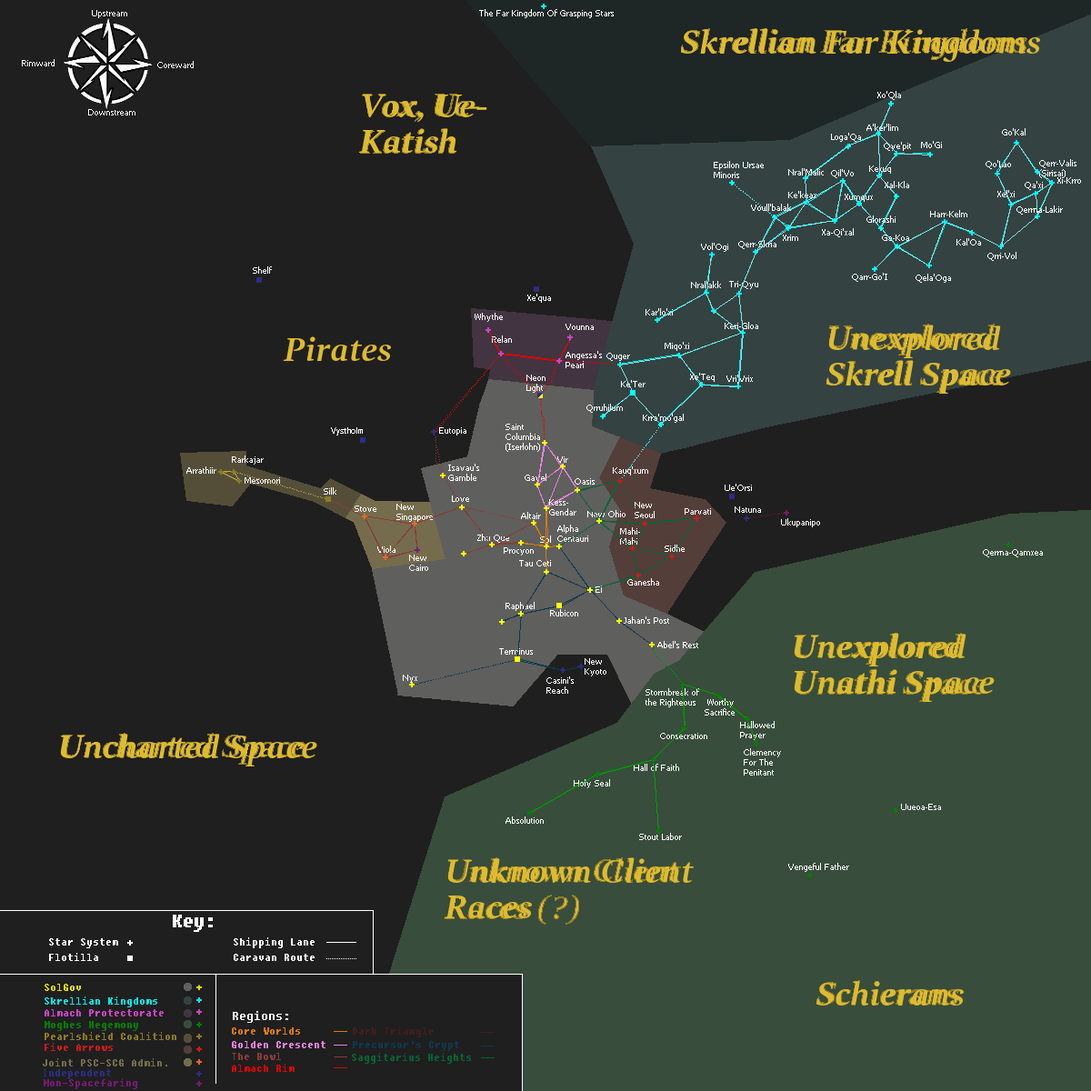
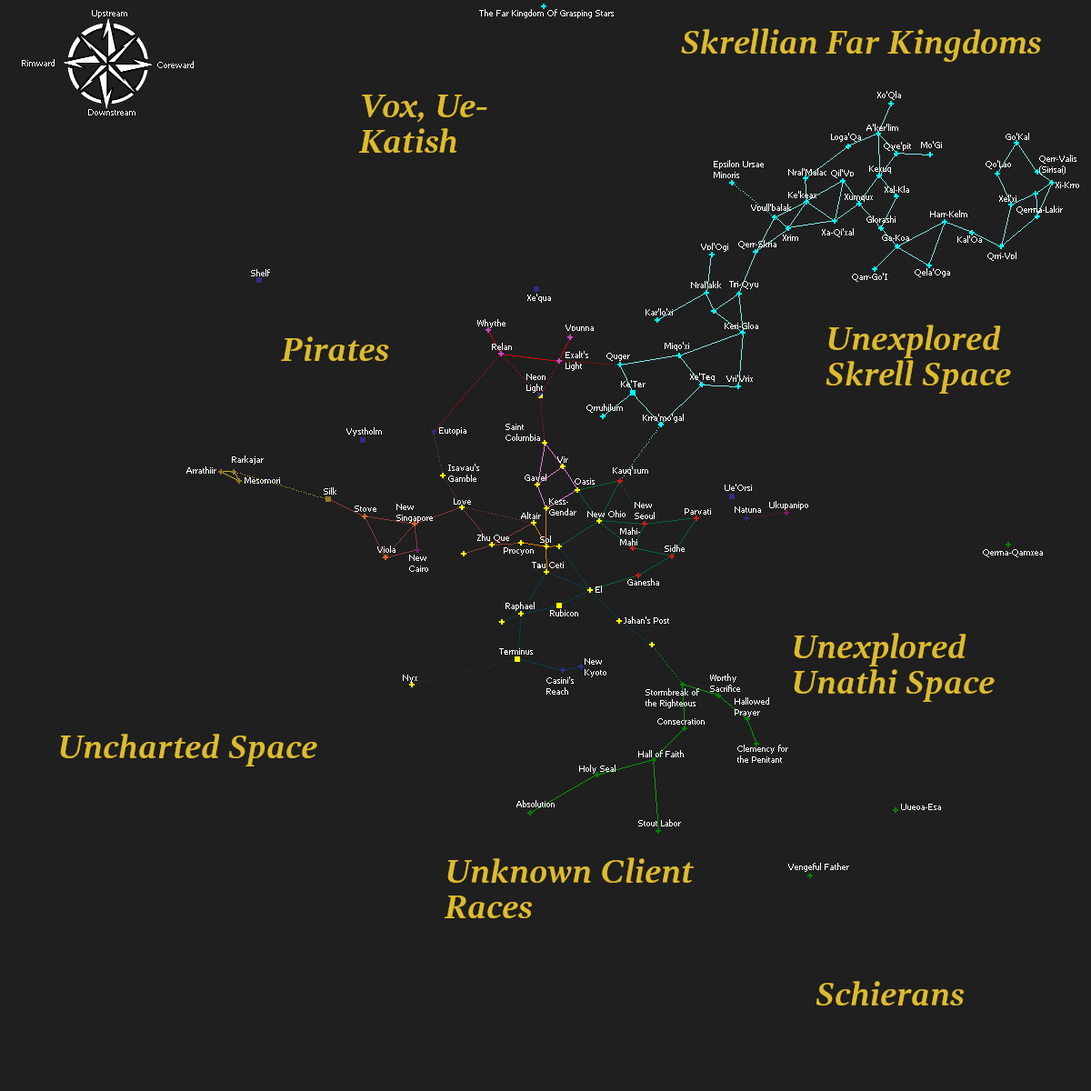
Comparing the layer stacks of the two w=1091, h=1091 images. Changes:
added layer "Visible #1" above "Visible" over (x1=0, y1=0, x2=1091, y2=1091)
painted on "Skrellian Far Kingdoms" over (x1=680, y1=28, x2=1042, y2=62)
added group "Skrellian Kingdoms #1" with 47 layers in group "White Labels" over (x1=479, y1=9, x2=1080, y2=423)
added group "Qerrbalaki Core #1" with 7 layers in group "Skrellian Kingdoms #1" over (x1=985, y1=132, x2=1080, y2=262)
added group "Uninteresting Near Worlds #1" with 6 layers in group "Skrellian Kingdoms #1" over (x1=852, y1=90, x2=983, y2=282)
added group "Somewhat Interesting Middle Worlds #1" with 14 layers in group "Skrellian Kingdoms #1" over (x1=751, y1=123, x2=943, y2=242)
added group "Border Worlds #1" with 8 layers in group "Skrellian Kingdoms #1" over (x1=586, y1=321, x2=759, y2=423)
added group "Uninteresting Middle Worlds #1" with 5 layers in group "Skrellian Kingdoms #1" over (x1=645, y1=240, x2=777, y2=316)
added group "Moghes Hegemony #1" with 13 layers in group "White Labels" over (x1=516, y1=549, x2=1044, y2=873)
added group "SCG Border #1" with 9 layers in group "Moghes Hegemony #1" over (x1=516, y1=674, x2=789, y2=827)
added group "Local Cluster (+PCA) #1" with 60 layers in group "White Labels" over (x1=186, y1=293, x2=809, y2=695)
added group "Five Arrows #1" with 6 layers in group "Local Cluster (+PCA) #1" over (x1=613, y1=466, x2=712, y2=586)
added group "Solgov" with 29 layers in group "Local Cluster (+PCA) #1" over (x1=354, y1=423, x2=670, y2=684)
added group "Precursors' Crypt #1" with 6 layers in group "Solgov" over (x1=402, y1=585, x2=670, y2=684)
added group "Independents #1" with 12 layers in group "Local Cluster (+PCA) #1" over (x1=346, y1=293, x2=809, y2=695)
added group "Almach Protectorate #1" with 4 layers in group "Local Cluster (+PCA) #1" over (x1=477, y1=319, x2=594, y2=372)
hid "Old" over (x1=0, y1=0, x2=1091, y2=1091)
…and 107 more changes (106 added, 1 painted)
